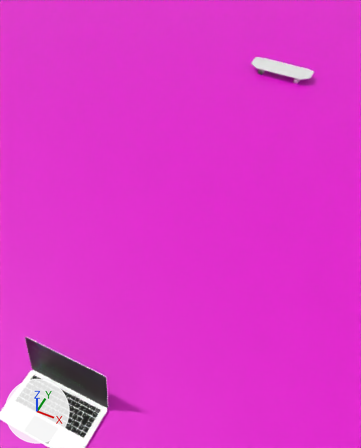
Before and after pictures for a commit that changed the glTF model three/assets/alcom.glb.
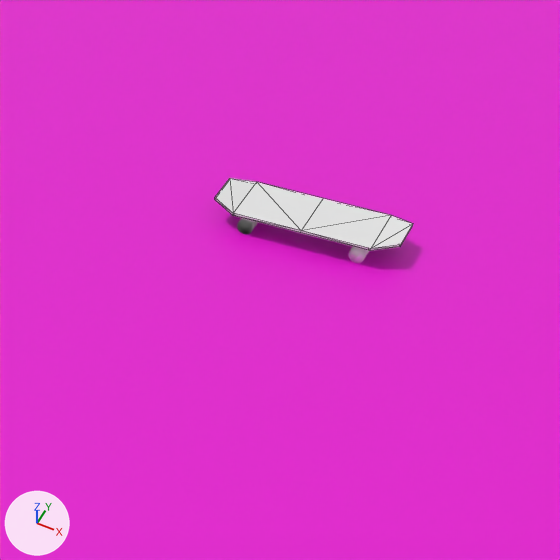
There are two pictures of each version: one from a 50 mm lens placed at (1.44, -5.83, 3.6), pointed at (-0.5, -1.94, -1.26), one close up on the part from 51% to 100% of the width and 0% to 40% of the height. The axes (+X, +Y, +Z) are drawn at lower left. The lights are the same throughout. The close-ups show mesh edges as thin lines. Where no turn or scale is listed for an object, it has been applied to the vertices.

In view in the first close-up: 'dev_floor', 'skateboard'.
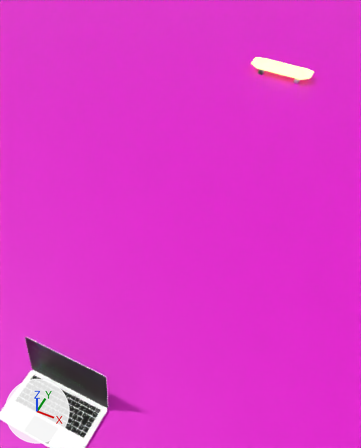
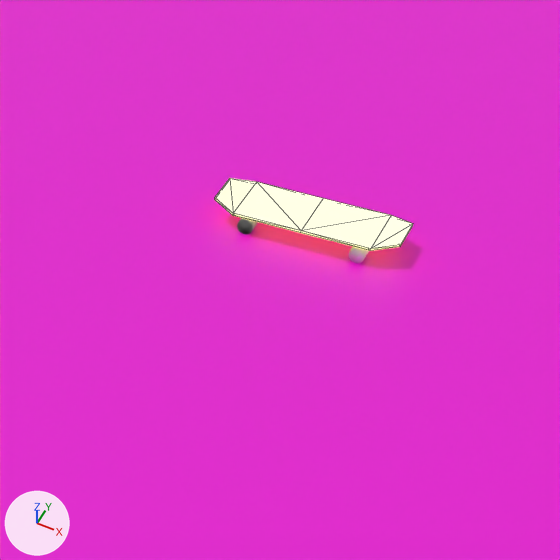
Boxes [x1, y1, x2, y2] around the edits, measured in the close-ups (560 x 560 px):
'skateboard', recoloured
    both: [215, 178, 413, 251]

Diff of the bpy script that builds the scene:
```diff
--- a/three/assets/alcom.glb.py
+++ b/three/assets/alcom.glb.py
@@ mat_skateboard @@
+mat_skateboard = principled_material('skateboard')
+mat_skateboard.base_color = (0.8, 0.8, 0.8)  # white #e7e7e7
+mat_skateboard.emission_color = (1.0, 0.978, 0.0595)  # yellow #fffd45
+mat_skateboard.emission_strength = 1.0
@@ me_cube_004 @@
 me_cube_004.from_pydata(...)  # 20 vertices, 36 faces; spans x -0.4..0.4, y -0.14..0.14, z -0.005..0.023
+me_cube_004.materials.append(mat_skateboard)  # white #e7e7e7
```
